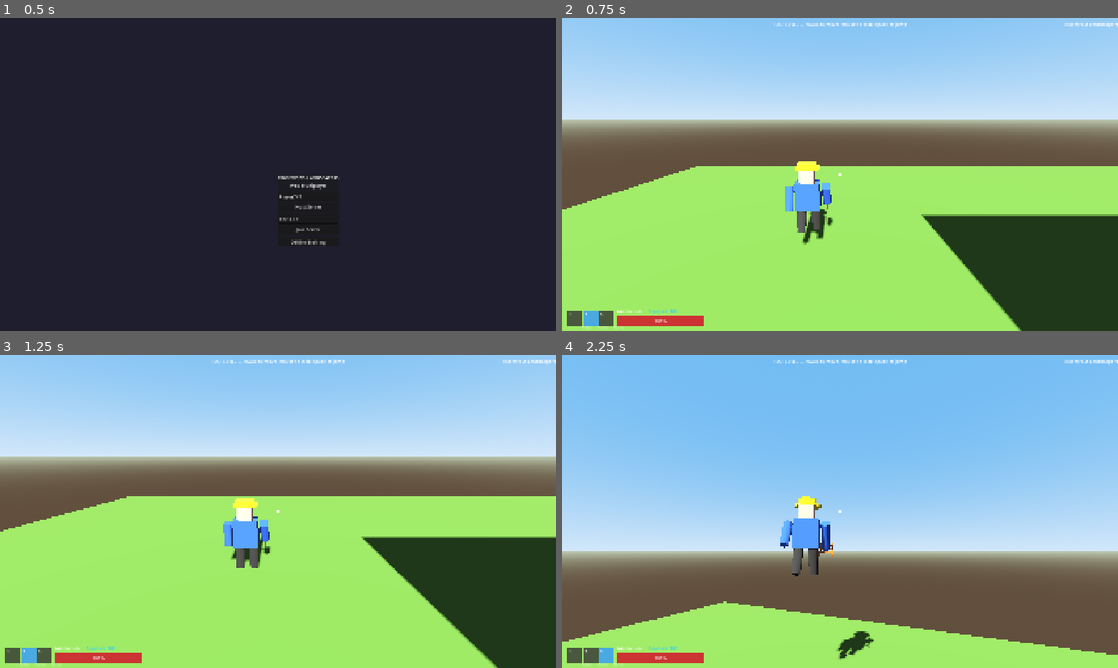
Above: before the commit, frames 1-4 (two rows, left to right).
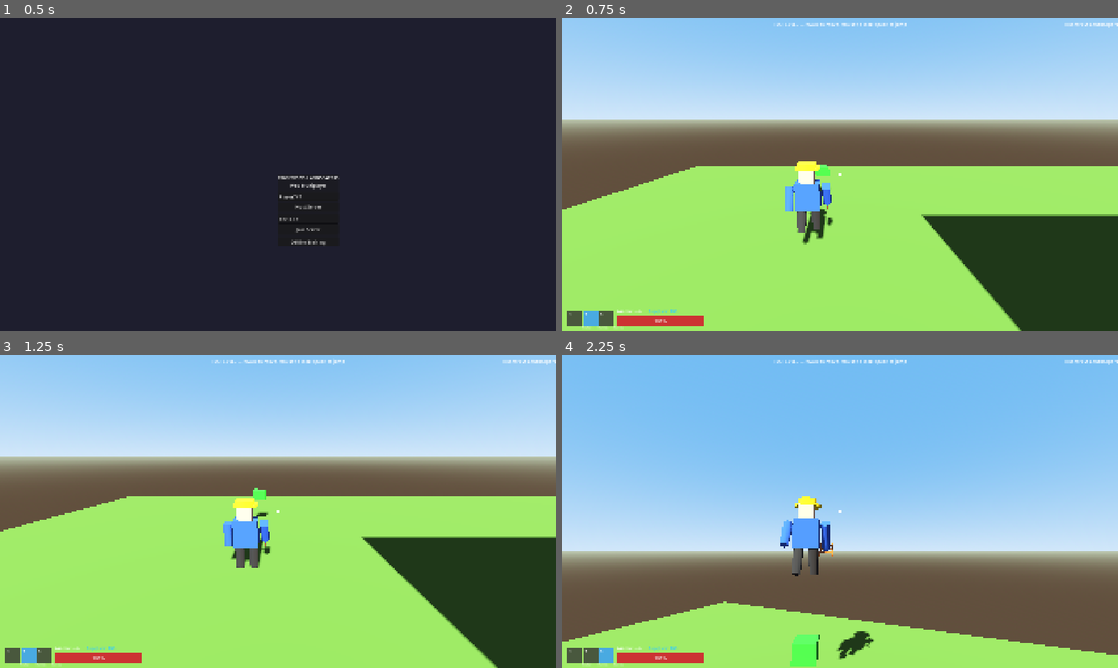
Above: after the commit, the same moments.

Repository: bzeitel25/RoofersVsLandscapers
Game: Godot game, scene res://scenes/main/main_menu.tscn
Two runs of this game, one before a commit and one after it. Both use one fixed random seed, a clock stepped at 60 frames per second and the inputs below.
Inputs (mouse positions are in pixels of both pictures, inside the frame that each line leads up to):
- Up to frame 1 (0.5 s): no input
- Up to frame 2 (0.75 s): click "Offline Training" at 0.5 s
- Up to frame 3 (1.25 s): no input
- Up to frame 4 (2.25 s): tap Enter at 1.25 s; move the mouse to (867, 511) at 1.27 s; hold E (ability) 1.28-2.03 s; hold W (move_forward) from 1.28 s (still down); tap Space (jump) at 1.52 s; move the mouse to (812, 511) at 2.02 s; tap Ctrl (crouch) at 2.1 s

Frame 1 is identical in both runs. In frame 2, less than 0.1% of the frame differs, in the area x 45-49%, y 46-56%; in frame 3, 0.1%; in frame 4, 0.5%, in the area x 41-47%, y 89-100%.

Commit message:
Update Foreman Shield placement to use camera view direction and add infinite resupply box to training area

Diff:
--- a/scripts/items/supply_box.gd
+++ b/scripts/items/supply_box.gd
@@ -1,4 +1,6 @@
 extends Area3D
+
+@export var infinite_respawn: bool = false
 
 @export var ammo_restored_percent: float = 1.0 # 100% by default
 @export var supplies_restored: int = 50
@@ -32,7 +34,7 @@
 	tween.tween_property(self, "rotation_degrees:y", 360.0, 3.0).as_relative()
 
 func _on_body_entered(body: Node3D) -> void:
-	if not body.has_method("_is_local_player"):
+	if not body.is_in_group("players") and body.name != "Player":
 		return
 
 	var used = false
@@ -56,4 +58,12 @@
 	if used:
 		# Play a sound here eventually
 		print("Picked up Universal Supply Box!")
-		queue_free()
+		if infinite_respawn:
+			# Hide and disable temporarily
+			hide()
+			set_deferred("monitoring", false)
+			await get_tree().create_timer(3.0).timeout
+			show()
+			set_deferred("monitoring", true)
+		else:
+			queue_free()
--- a/scripts/levels/test_level.gd
+++ b/scripts/levels/test_level.gd
@@ -88,6 +88,13 @@
 	# Start player as Gardener by default
 	player.setup_class(1, TeamManager.LandscaperClass.GARDENER)
 
+	# Spawn a resupply box nearby for unlimited testing
+	var SupplyBox = load("res://scripts/items/supply_box.gd")
+	var box = SupplyBox.new()
+	box.infinite_respawn = true
+	add_child(box)
+	box.global_position = player.global_position + Vector3(0, 0, -4.0) # 4 meters in front of spawn
+
 func _input(event: InputEvent) -> void:
 	if event.is_action_pressed("ui_cancel"):
 		if ui_canvas.visible:
--- a/scripts/weapons/gadgets/foreman_gadget.gd
+++ b/scripts/weapons/gadgets/foreman_gadget.gd
@@ -42,8 +42,8 @@
 
 	var space_state = wielder.get_world_3d().direct_space_state
 
-	# Flat forward for placement logic
-	var forward = -wielder.global_transform.basis.z
+	# Flat forward for placement logic based on CAMERA direction
+	var forward = -wielder.camera.global_transform.basis.z
 	forward.y = 0
 	forward = forward.normalized()
 	if forward.length_squared() < 0.001:
